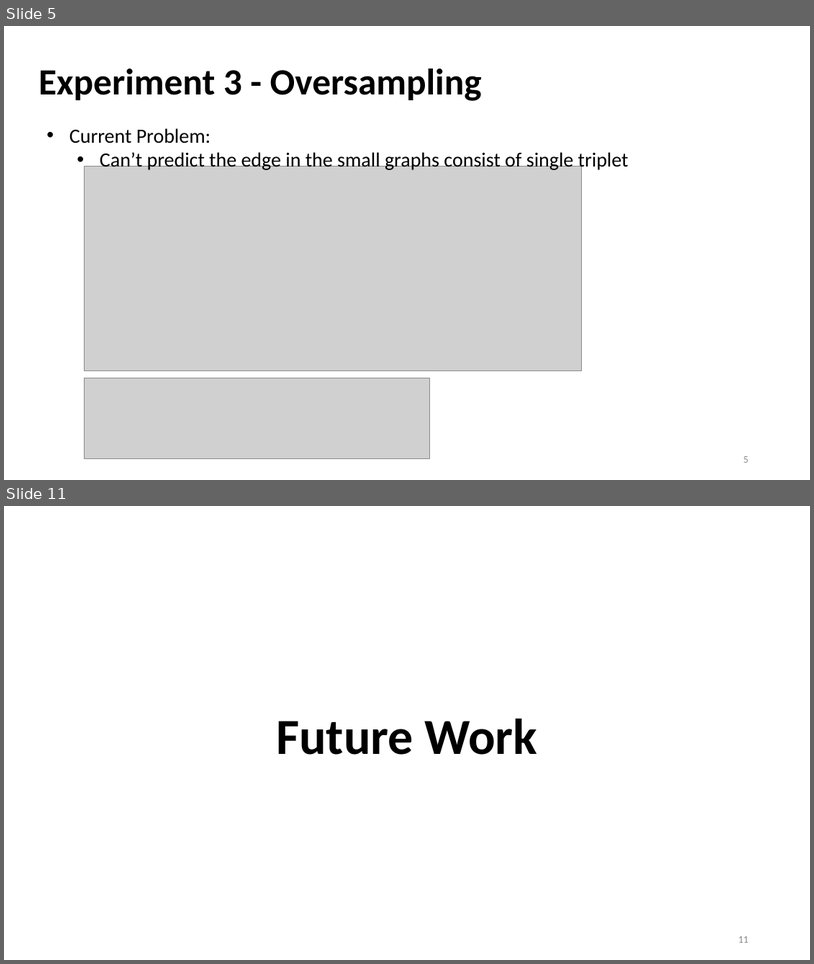
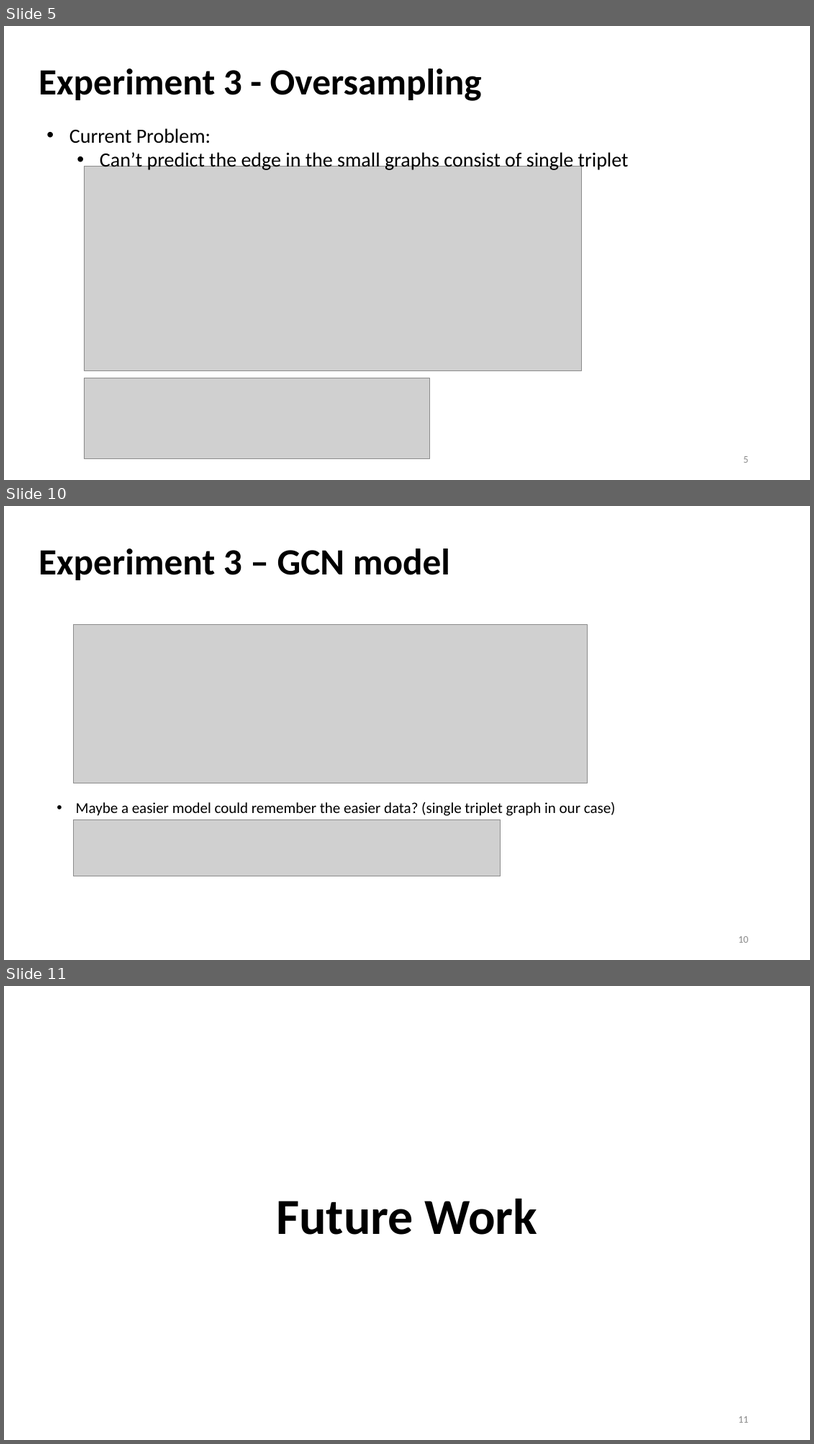
Before and after one commit to Bai1026/Intern-IIS, a slide deck: Meeting/Presentation_1027.pptx. Shown one above the other, each under a label of ours: slides 5 and 11 before the commit, slides 5, 10 and 11 after it; the slides between them are not shown. The pictures are 814x964 and 814x1444 pixels, drawn with LibreOffice and Linux fonts; fonts in the diff are those of the drawing; grey boxes stand for pictures. Boxes give left, top, right and bottom in pixels: in the first picture for what was removed or moved away, otherwise in the second. Text is boxed around its words. In the diff, an @@ line names an element or a change of style, - is before the commit and + after.

```diff
--- a/Meeting/Presentation_1027.pptx
+++ b/Meeting/Presentation_1027.pptx
@@ slide 10 added at (4, 506, 810, 960), background #FFFFFF @@
@@ title added at (39, 548, 450, 580), 44 pt, text #000000, bold @@
+Experiment 3 – GCN model
@@ picture added at (73, 625, 587, 782) @@
@@ text added at (76, 802, 616, 816), 18 pt, text #000000 @@
+• Maybe a easier model could remember the easier data? (single triplet graph in our case)
@@ picture added at (73, 819, 501, 875) @@
@@ page number added at (738, 936, 748, 942), 12 pt, text #8C8C8C @@
+10
```
Also in this commit, not shown: 5 slides changed, 1 other slide added, 1 slide removed, 3 other files.
